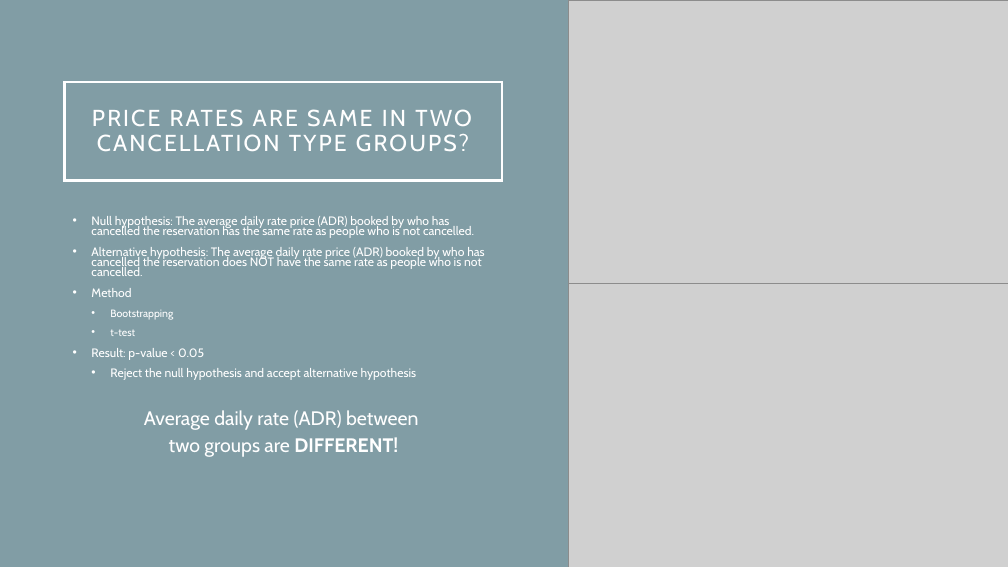
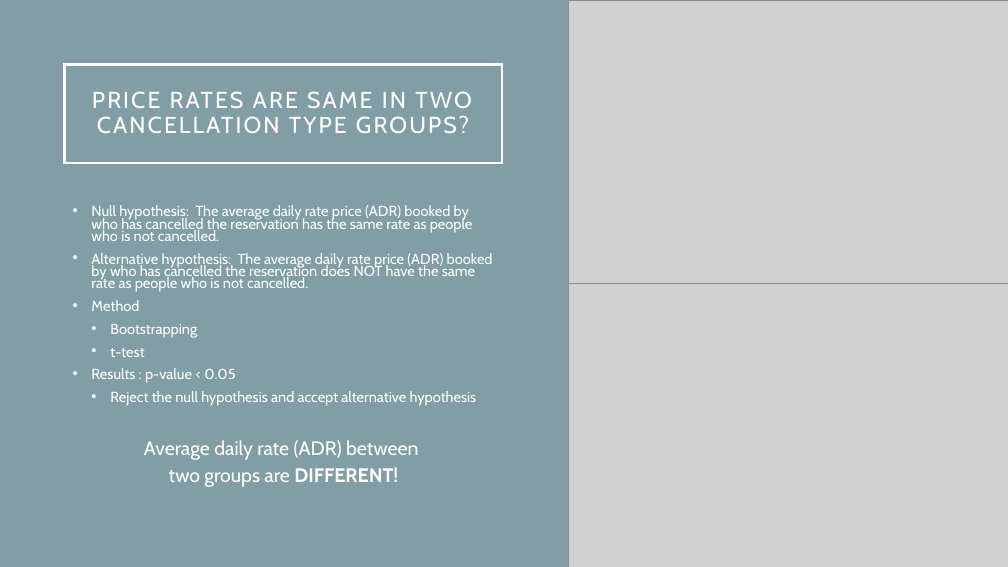
Before and after one commit to asy1113/Springboard_Data_Science, a slide deck: slide 6 of Hotel_Price_Cancellation_Project/Reports/Soyoung_hotel_presentation.pptx (slide 5 before the commit). Drawn at 1008x567 pixels with LibreOffice and Linux fonts; fonts in the diff are those of the drawing; grey boxes stand for pictures. Boxes give left, top, right and bottom in pixels: in the first picture for what was removed or moved away, otherwise in the second. Text is boxed around its words. In the diff, an @@ line names an element or a change of style, - is before the commit and + after.

```diff
--- a/Hotel_Price_Cancellation_Project/Reports/Soyoung_hotel_presentation.pptx
+++ b/Hotel_Price_Cancellation_Project/Reports/Soyoung_hotel_presentation.pptx
@@ title "PRICE RATES ARE SAME IN ...": place and size @@
-title "PRICE RATES ARE SAME IN ..." at [64,82,502,180]
+title "PRICE RATES ARE SAME IN ..." at [64,65,502,163]
@@ text "Null hypothesis: The average daily ...": place and size @@
-text "Null hypothesis: The average daily ..." at [91,216,485,457]
+text "Null hypothesis: The average daily ..." at [91,205,493,460]
@@ text at [91,205,493,406]: size 11.6 to 13.9 pt in "Null hypothesis: The average daily rate price ...", "Alternative hypothesis: The average daily rate price ...", "Method", "Reject the null hypothesis and accept alternative ..."; size 10.1 to 13.9 pt in "Bootstrapping", "t-test" @@
@@ text at [91,368,235,383]: text changed; size 11.6 to 13.9 pt @@
-• Result: p-value < 0.05
+• Results : p-value < 0.05
```
Also in this commit, not shown: 2 other slides changed, 3 slides added, 1 slide removed, 16 other files.
